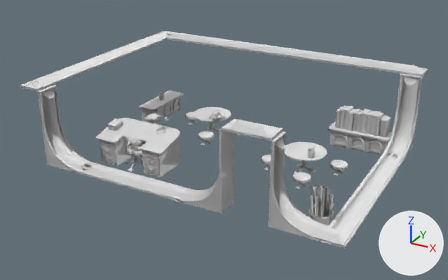
Two versions of the glTF model www/models/iso_scenes/37.glb, one commit apart.
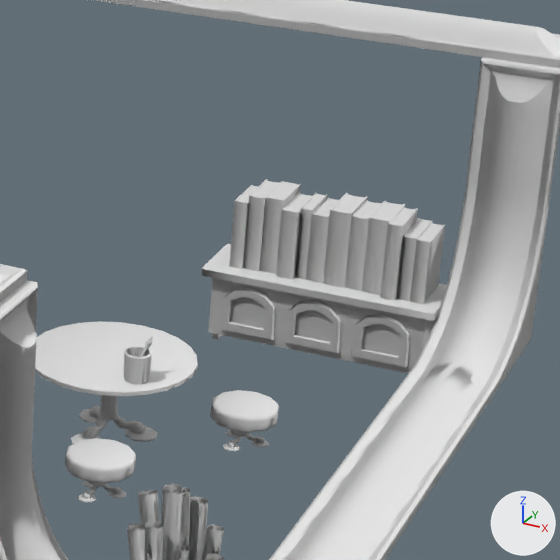
Each version appears first whole from a 50 mm lens placed at (20.18, -28.29, 13.78), pointed at (7.39, -5.05, 2.16), and next in a close-up on the part from 62% to 94% of the width and 21% to 73% of the height. The lights are fixed; the arrows at lower right show +X, +Y and +Z. Materials are left out; every surface is plain grey. Where no turn or scale is listed for an object, it has been applied to the vertices. Vertices at the same position are counted once.

The first close-up shows 'colored', 'textured_6d60ae53'.
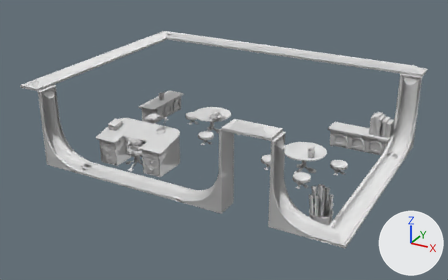
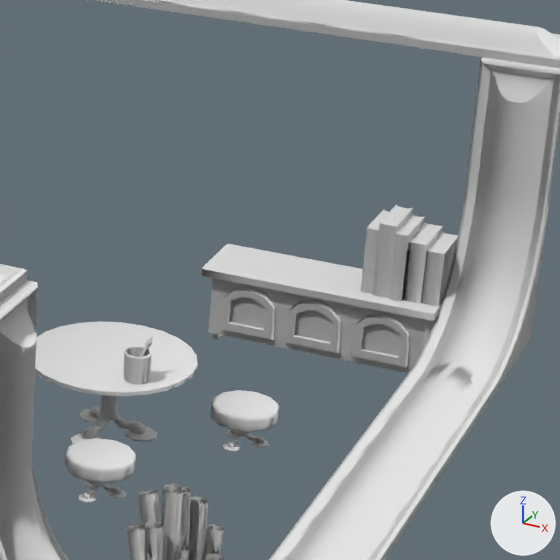
The change, as a list of edits to the scene's bpy script:
```text
Change me_mesh_0:
    used by ob_colored; location = (0.0, 0.0, 0.0)
    remove me_mesh_0.from_pydata(...)  # 31189 vertices, 63148 faces; spans x 0.0..15.0, y -10.0..1.0, z 1.0..5.3
    add me_mesh_0.from_pydata(...)  # 30962 vertices, 62722 faces; spans x 0.0..15.0, y -10.0..1.0, z 1.0..5.3
    me_mesh_0 part 1: 8 loose pieces with 288 vertices, spanning x 11.3..13.0, y -0.8..0.0, z 2.0..3.0, are deleted
    me_mesh_0 part 2: 25 vertices moved from x 13.2..13.6, y -0.8..0.0, z 2.0..3.0 to x 13.1..13.8, y -0.8..0.0, z 2.0..3.0; 84 vertices removed from x 13.0..13.8, y -0.8..0.0, z 2.0..3.0; 145 vertices added at x 13.0..14.0, y -0.8..0.0, z 2.0..3.0
```

Where the change shows, as pixel boxes (x1, y1, x2, y2) in the close-ups (560 x 560 px; the box of a moved part takes in the faces that stretch with it):
part 1 of me_mesh_0, deleted: before (229, 179, 382, 291)
part 2 of me_mesh_0, moved or reshaped: before (362, 200, 445, 304); after (361, 205, 458, 321)
